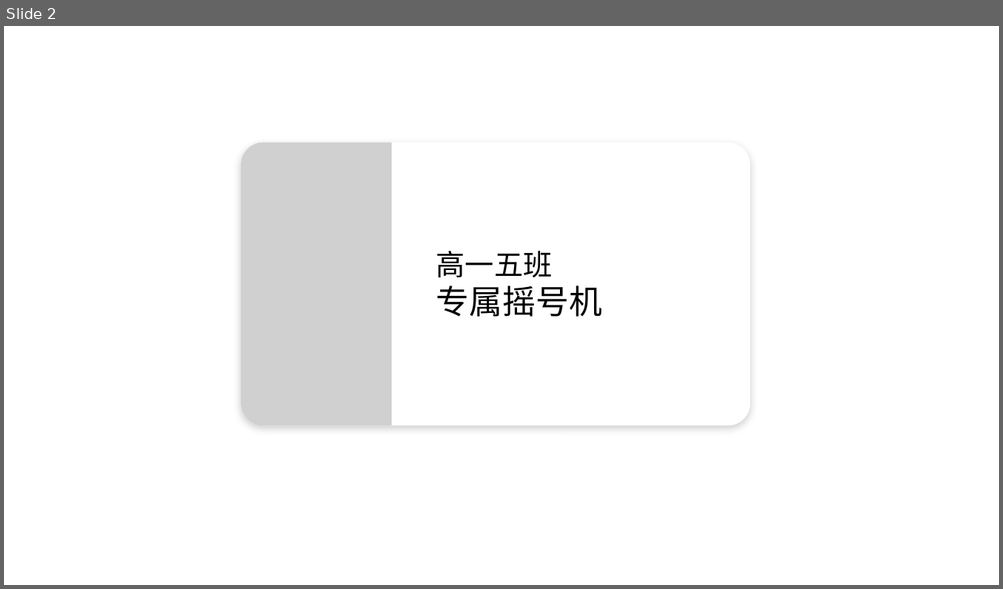
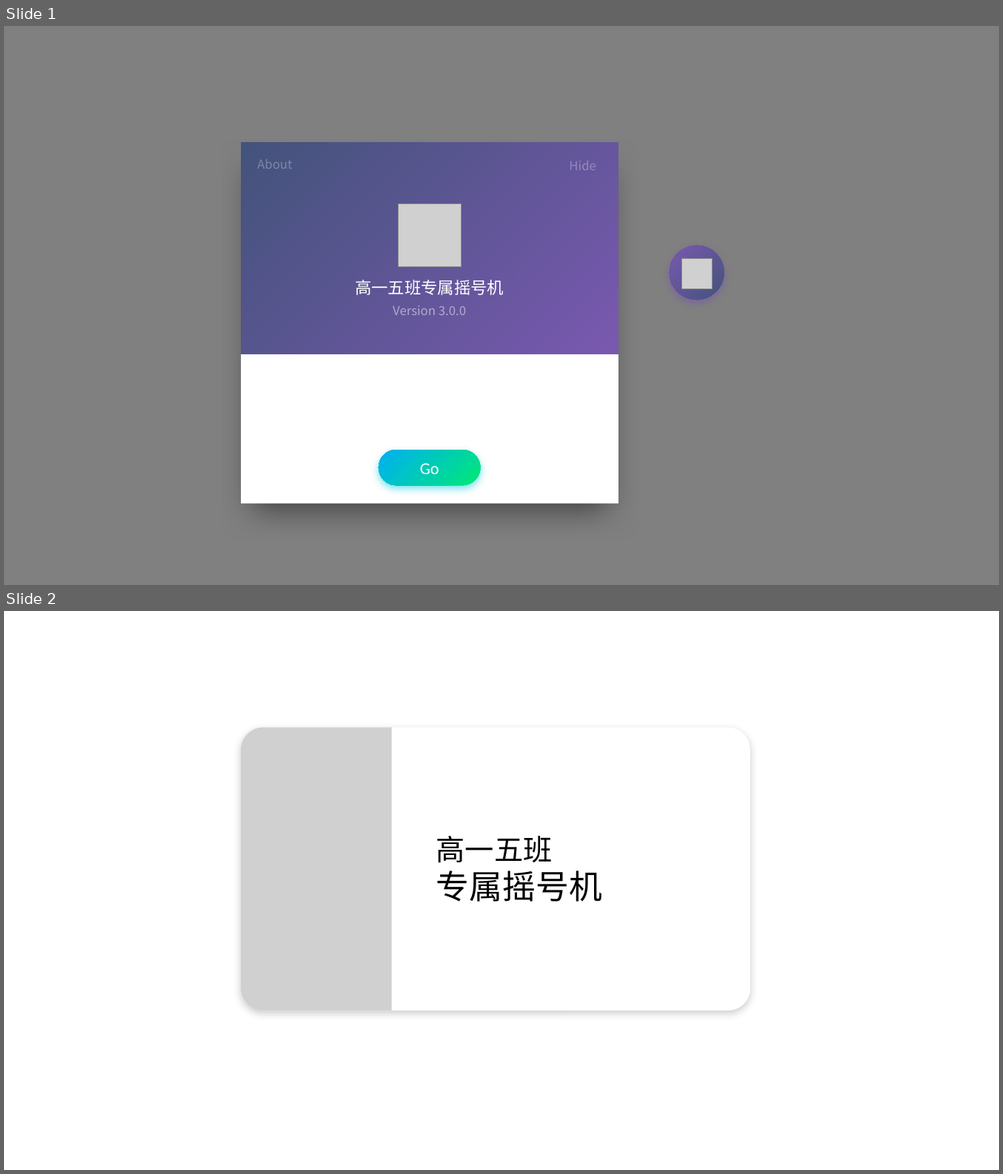
Before and after one commit to buger404/RandomPerson, a slide deck: UI.pptx. Shown one above the other, each under a label of ours: slide 2 before the commit, slides 1 and 2 after it. The pictures are 1003x589 and 1003x1174 pixels, drawn with LibreOffice and Linux fonts; fonts in the diff are those of the drawing; grey boxes stand for pictures. Boxes give left, top, right and bottom in pixels: in the first picture for what was removed or moved away, otherwise in the second. Text is boxed around its words. In the diff, an @@ line names an element or a change of style, - is before the commit and + after.

```diff
--- a/UI.pptx
+++ b/UI.pptx
@@ slide 1 added at box(4, 26, 999, 585), background #808080 @@
@@ rectangle added at box(242, 142, 619, 503), fill #FFFFFF @@
@@ rectangle added at box(242, 142, 619, 355), fill gradient #44537C to #7958AF @@
@@ text added at box(257, 159, 292, 169), 12 pt, text #FFFFFF at 30% opacity @@
+About
@@ text added at box(569, 161, 596, 170), 12 pt, text #FFFFFF at 30% opacity @@
+Hide
@@ picture added at box(398, 204, 461, 267) @@
@@ ellipse added at box(669, 246, 724, 301), fill gradient #7958AF to #44537C @@
@@ picture added at box(681, 259, 712, 289) @@
@@ text added at box(355, 280, 504, 295), 16 pt, text #FFFFFF @@
+高一五班专属摇号机
@@ text added at box(392, 306, 466, 315), 12 pt, text #FFFFFF at 50% opacity @@
+Version 3.0.0
@@ rounded rectangle added at box(378, 451, 480, 486), fill gradient #00AFF4 to #00E976, 16 pt, text #FFFFFF @@
+Go
```
Also in this commit, not shown: 1 slide removed, 29 other files.
